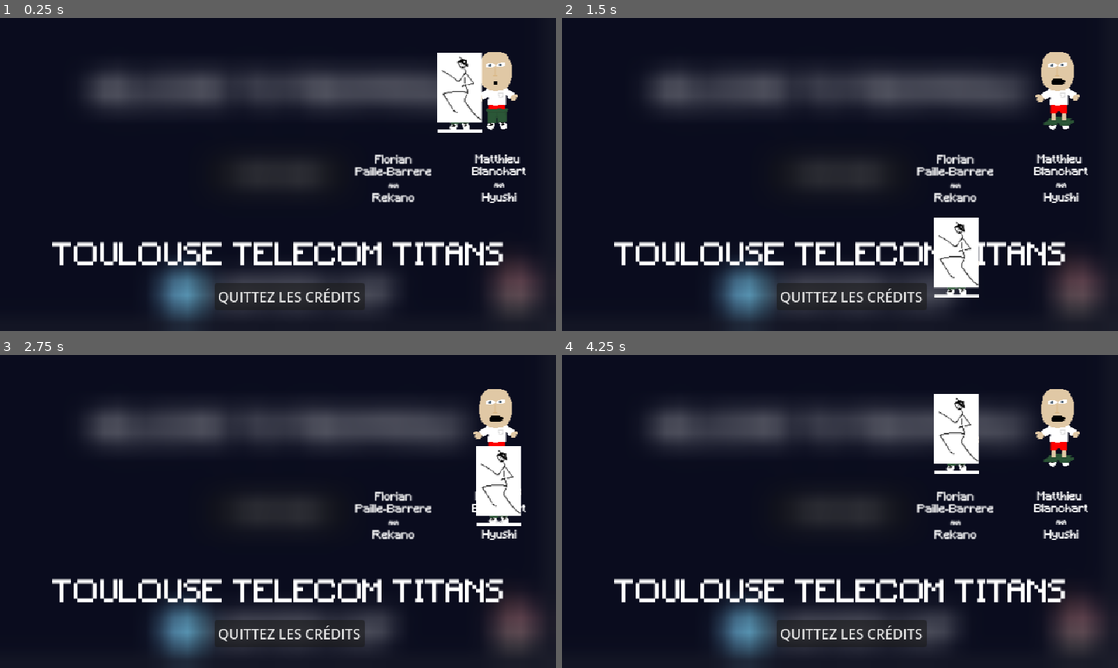
Above: before the commit, frames 1-4 (two rows, left to right).
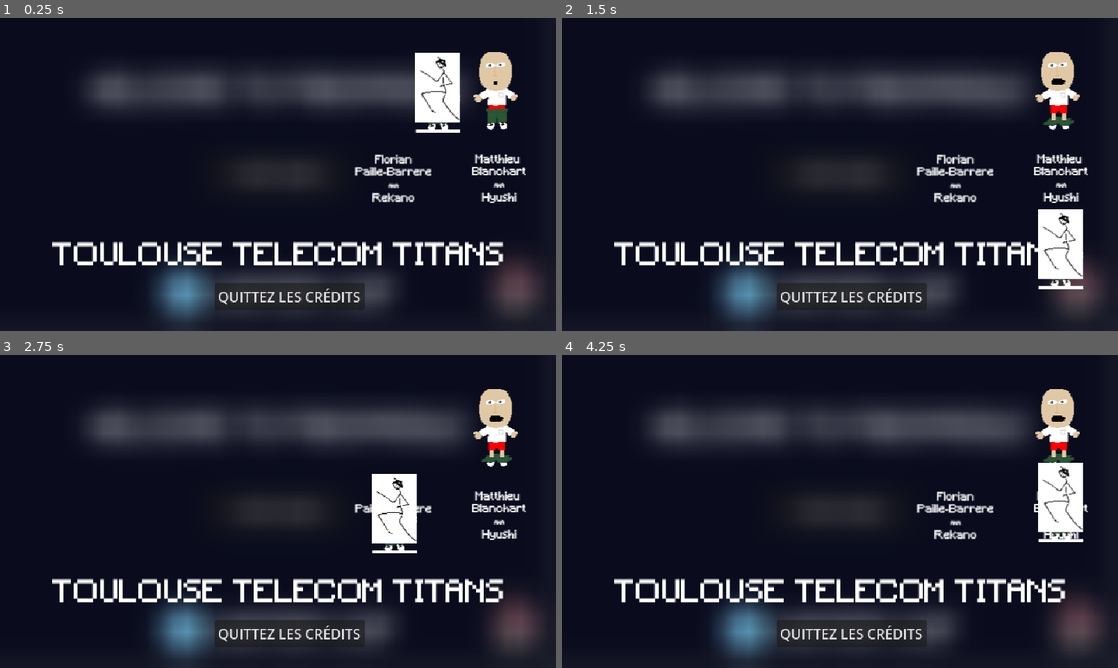
Above: after the commit, the same moments.

Repository: mattBlanchart/fibon-agile
Game: Godot game, scene res://scenes/credits/credits.tscn
Same seed, same stepped clock (60 frames per second), same inputs: the game is played once before the commit and once after it. This scene is started directly instead of the project's main scene.
Inputs (mouse positions are in pixels of both pictures, inside the frame that each line leads up to):
- Up to frame 1 (0.25 s): no input
- Up to frame 2 (1.5 s): click "START GAME" at 0.5 s; click "START GAME" at 1.25 s
- Up to frame 3 (2.75 s): click "START GAME" at 2 s
- Up to frame 4 (4.25 s): move the mouse to (962, 495) at 2.77 s; click (962, 495) at 2.92 s; move the mouse to (728, 527) at 3.52 s; click (728, 527) at 3.67 s

The runs differ from the first frame. In frame 1, 2.2% of the frame differs, in the area x 74-87%, y 11-37%; in frame 2, 3.7%; in frame 3, 3.8%; in frame 4, 3.8%, in the area x 66-94%, y 12-60%.

Commit message:
Adding delta time for speed

Diff:
--- a/scenes/credits/credits.gd
+++ b/scenes/credits/credits.gd
@@ -4,6 +4,7 @@
 var isGoingToLeft: bool = false;
 var isGoingDown: bool = false;
 var isGoingUp: bool = false;
+var speed: int = 200;
 
 # Called every frame. 'delta' is the elapsed time since the previous frame.
 func _ready():
@@ -13,27 +14,27 @@
 
 func _process(delta: float) -> void:
 
-	if $CanvasLayer/FloBody2D.position.x == 120 && $CanvasLayer/FloBody2D.position.y == 0:
+	if $CanvasLayer/FloBody2D.position.x >= 120 && $CanvasLayer/FloBody2D.position.y <= 0:
 		isGoingToRight = false
 		isGoingDown = true
-	elif $CanvasLayer/FloBody2D.position.x == 120 && $CanvasLayer/FloBody2D.position.y == 200:
+	elif $CanvasLayer/FloBody2D.position.x >= 120 && $CanvasLayer/FloBody2D.position.y >= 200:
 		isGoingDown=false
 		isGoingToLeft=true
-	elif $CanvasLayer/FloBody2D.position.x == 0 && $CanvasLayer/FloBody2D.position.y == 200:
+	elif $CanvasLayer/FloBody2D.position.x <= 0 && $CanvasLayer/FloBody2D.position.y >= 200:
 		isGoingToLeft=false
 		isGoingUp=true
-	elif $CanvasLayer/FloBody2D.position.x == 0 && $CanvasLayer/FloBody2D.position.y == 0:
+	elif $CanvasLayer/FloBody2D.position.x <= 0 && $CanvasLayer/FloBody2D.position.y <= 0:
 		isGoingToRight=true
 		isGoingUp=false
 
 	if isGoingToRight:
-		$CanvasLayer/FloBody2D.position.x += 5
+		$CanvasLayer/FloBody2D.position.x += speed	* delta
 	elif isGoingToLeft:
-		$CanvasLayer/FloBody2D.position.x -= 5
+		$CanvasLayer/FloBody2D.position.x -= speed	* delta
 	elif isGoingDown:
-		$CanvasLayer/FloBody2D.position.y += 5
+		$CanvasLayer/FloBody2D.position.y += speed	* delta
 	elif isGoingUp:
-		$CanvasLayer/FloBody2D.position.y -= 5
+		$CanvasLayer/FloBody2D.position.y -= speed	* delta
 
 	print("x = " + str($CanvasLayer/FloBody2D.position.x) + " y = " + str($CanvasLayer/FloBody2D.position.y) + " right = " + str(isGoingToRight) + " left = " + str(isGoingToLeft)
 		+ " up = " + str(isGoingUp) + " down = " + str(isGoingDown))
